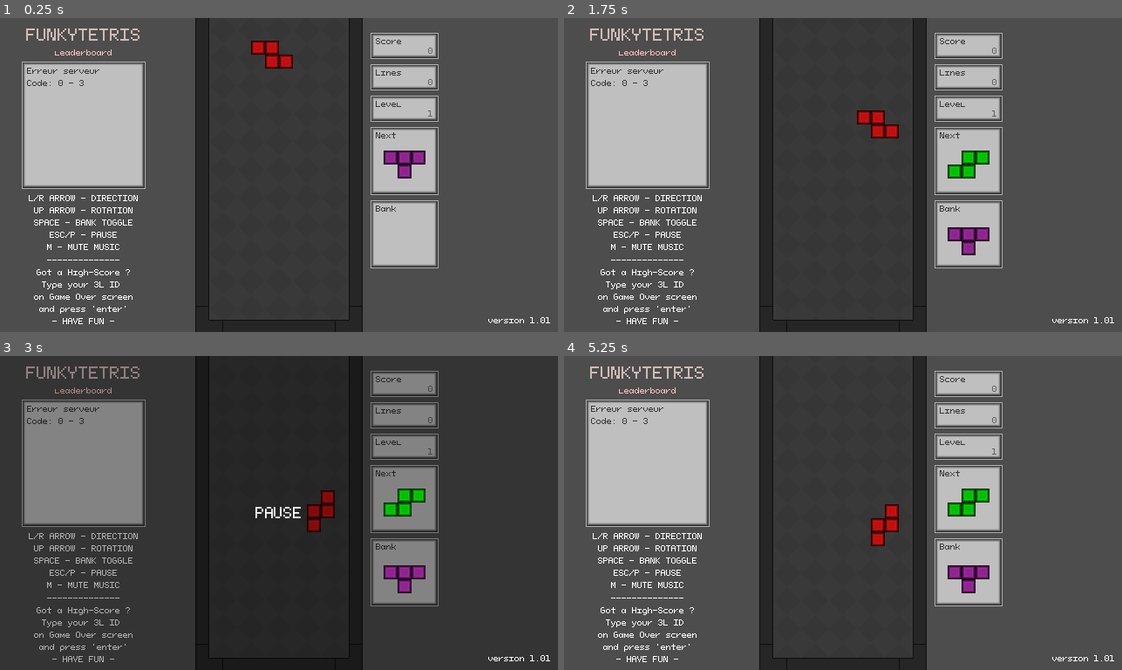
Above: before the commit, frames 1-4 (two rows, left to right).
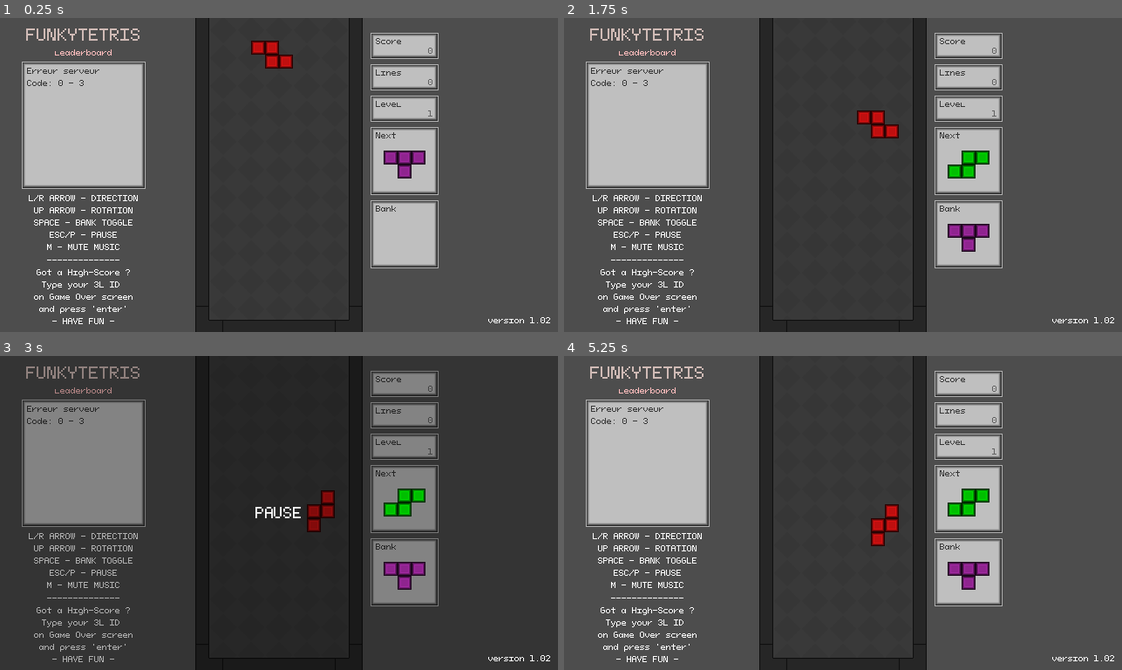
Above: after the commit, the same moments.

Repository: funkydata13/Qwen3Tetris-
Game: Godot game, scene res://scenes/game.tscn
Two runs of this game, one before a commit and one after it. Both use one fixed random seed, a clock stepped at 60 frames per second and the inputs below.
Inputs:
- Up to frame 1 (0.25 s): no input
- Up to frame 2 (1.75 s): tap Enter (ui_accept) at 0.5, 0.77, 1.52 s; hold Right (ui_right) 0.53-1.28 s; hold P 0.53-1.28 s; hold Down (ui_down) from 1.28 s (still down); tap M at 1.35 s
- Up to frame 3 (3 s): release Down (ui_down) at 2.03 s; hold Right (ui_right) 2.03-2.78 s; hold Alt 2.03-2.78 s; hold Up (ui_up) from 2.78 s (still down); tap P at 2.85 s
- Up to frame 4 (5.25 s): tap Enter (ui_accept) at 3.02, 3.5, 3.77, 4.25, 4.52, 5 s; release Up (ui_up) at 3.53 s; hold M 3.53-4.28 s; hold Left (ui_left) 3.53-5.03 s; tap Alt at 4.35 s; hold Down (ui_down) from 5.03 s (still down); hold P from 5.03 s (still down)

The runs differ from the first frame. In frame 1, less than 0.1% of the frame differs, in the area x 97-99%, y 95-97%; in frame 2, 0.3%, in the area x 68-99%, y 65-97%; in frame 3, 0.3%; in frame 4, 0.3%.

Commit message:
Version 1.02
Corrections de bugs

Diff:
--- a/scenes/game.tscn
+++ b/scenes/game.tscn
@@ -75,7 +75,7 @@
 
 [node name="BankPieceDisplay" type="TileMapLayer" parent="GameUI" unique_id=719119717]
 unique_name_in_owner = true
-position = Vector2(464, 256)
+position = Vector2(464, 252)
 tile_set = ExtResource("8_gee14")
 
 [node name="Camera" type="Camera2D" parent="." unique_id=637797984]
--- a/scenes/game_ui.tscn
+++ b/scenes/game_ui.tscn
@@ -397,7 +397,7 @@
 grow_vertical = 0
 theme_override_fonts/font = ExtResource("2_font")
 theme_override_font_sizes/font_size = 9
-text = "version 1.01"
+text = "version 1.02"
 horizontal_alignment = 2
 vertical_alignment = 2
 
--- a/scripts/game.gd
+++ b/scripts/game.gd
@@ -345,11 +345,11 @@
 	)
 
 	# Correction de la Barre "I" pour l'axe Y que tu avais validée
-	if next_piece_type == "I":
+	if type == "I":
 		offset_global += Vector2i(0, -1)
 
 	# Gestion dynamique des offsets en PIXELS du Layer (par rapport au centre de ton conteneur)
-	match next_piece_type:
+	match type:
 		"O", "I":
 			tm_layer.position = tm_position
 		_:
